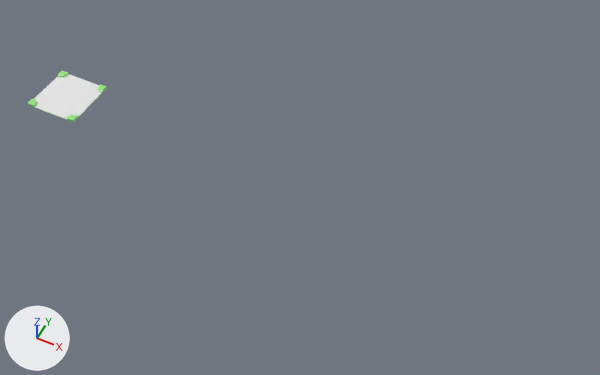
What one commit did to the FBX model Assets/Model/Across.fbx.
Both versions are drawn from a camera (50 mm lens) standing at (0.47, -16.38, 20.19) and looking at (-7.73, 0.02, -0.3). Arrows for +X, +Y and +Z are at lower left; the lights stay in place.

Objects in the first picture: '立方体.006'.
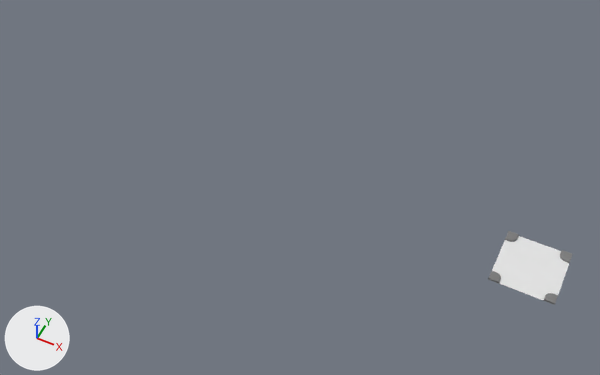
Where the change shows, as pixel boxes [x1, y1, x2, y2] in the pictures (600 x 375 px):
'立方体.006', recoloured, moved: before [27, 71, 107, 122]; after [488, 231, 573, 305]

What changed in the scene script:
```text
Change mat_materiala:
    mat_materiala.base_color: (0.31, 0.8, 0.226) -> (0.196, 0.196, 0.196)  # green #97e783 -> grey #7a7a7a
Change ob_立方体_006:
    ob_立方体_006.location: (-17.1, 0.0, 0.0) -> (0.0, 0.0, 0.0)
```
